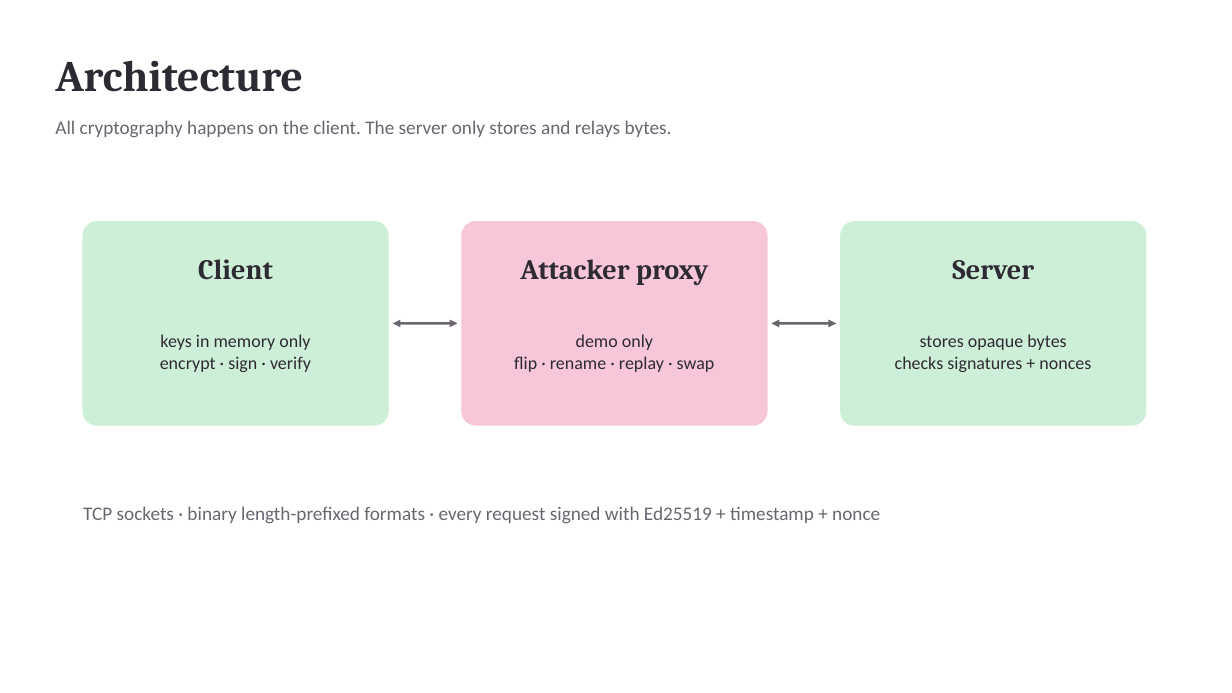
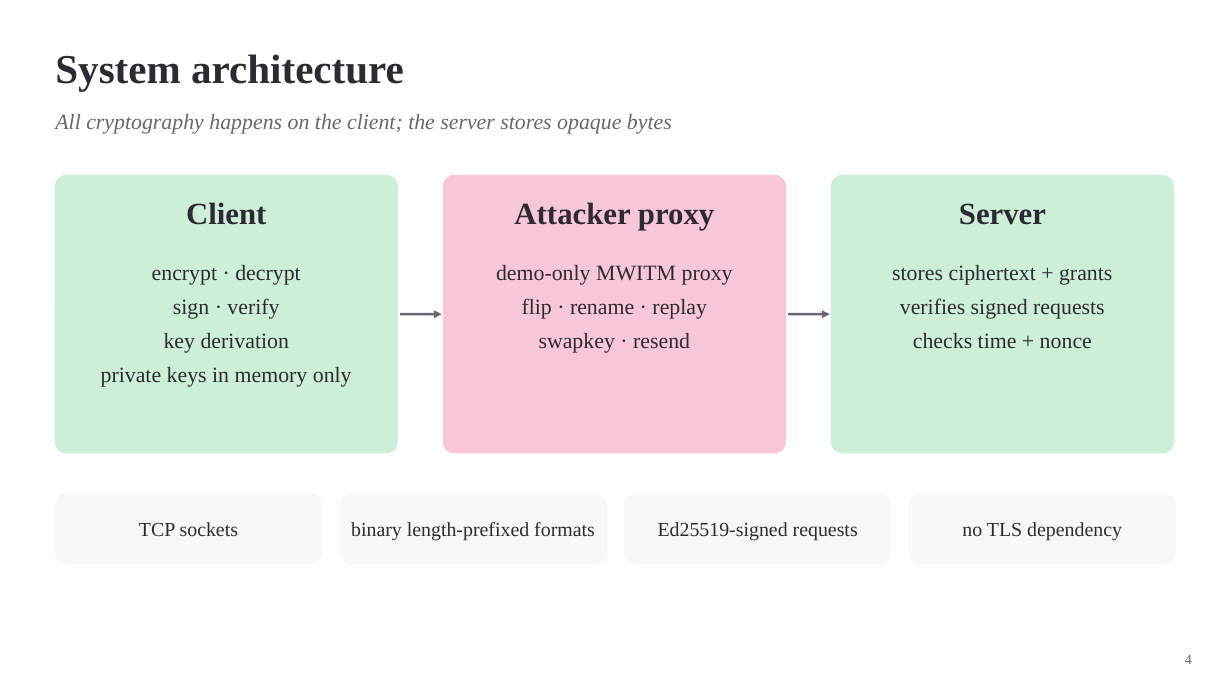
Before and after one commit to Holmes-99/SecureVault, a slide deck: slide 4 of slides/SecureVault.pptx (slide 3 before the commit). Drawn at 1232x693 pixels with LibreOffice and Linux fonts; fonts in the diff are those of the drawing. Boxes give left, top, right and bottom in pixels: in the first picture for what was removed or moved away, otherwise in the second. Text is boxed around its words. In the diff, an @@ line names an element or a change of style, - is before the commit and + after.

```diff
--- a/slides/SecureVault.pptx
+++ b/slides/SecureVault.pptx
@@ text at box(55, 54, 404, 91): text changed; size 34 to 32 pt; font Cambria to Times New Roman @@
-Architecture
+System architecture
@@ text at box(55, 114, 672, 134): text changed; size 15 to 17 pt; font Calibri to Times New Roman; italic on @@
-All cryptography happens on the client. The server only stores and relays bytes.
+All cryptography happens on the client; the server stores opaque bytes
@@ proportions changed in 3 elements at box(444, 176, 786, 453), box(832, 176, 1174, 453), box(55, 176, 397, 453) @@
@@ rounded rectangle: place and size @@
-rounded rectangle at box(83, 222, 388, 425)
+rounded rectangle at box(55, 176, 397, 453)
@@ rounded rectangle: place and size @@
-rounded rectangle at box(462, 222, 767, 425)
+rounded rectangle at box(444, 176, 786, 453)
@@ rounded rectangle: place and size @@
-rounded rectangle at box(841, 222, 1146, 425)
+rounded rectangle at box(832, 176, 1174, 453)
@@ size 22 to 24 pt, font Cambria to Times New Roman; vertical alignment middle to top in 3 elements at box(514, 202, 714, 230), box(959, 203, 1046, 225), box(186, 202, 266, 225) @@
@@ text "Client": place and size @@
-text "Client" at box(198, 259, 273, 280)
+text "Client" at box(186, 202, 266, 225)
@@ text "Attacker proxy": place and size @@
-text "Attacker proxy" at box(520, 259, 708, 285)
+text "Attacker proxy" at box(514, 202, 714, 230)
@@ text "Server": place and size @@
-text "Server" at box(952, 260, 1034, 279)
+text "Server" at box(959, 203, 1046, 225)
@@ text at box(101, 265, 352, 387): text changed; size 14 to 17 pt; font Calibri to Times New Roman @@
-keys in memory only
-encrypt · sign · verify
+encrypt · decrypt
+sign · verify
+key derivation
+private keys in memory only
@@ text at box(496, 265, 733, 353): text changed; size 14 to 17 pt; font Calibri to Times New Roman @@
-demo only
-flip · rename · replay · swap
+demo-only MWITM proxy
+flip · rename · replay
+swapkey · resend
@@ vertical alignment middle to top in 3 elements at box(496, 265, 733, 353), box(101, 265, 352, 387), box(892, 265, 1112, 348) @@
@@ text at box(892, 265, 1112, 348): text changed; size 14 to 17 pt; font Calibri to Times New Roman @@
-stores opaque bytes
-checks signatures + nonces
+stores ciphertext + grants
+verifies signed requests
+checks time + nonce
@@ double arrow moved from (393, 323) - (457, 323) to (400, 314) - (442, 314) @@
@@ double arrow (400, 314) - (442, 314): double arrow to arrow @@
@@ double arrow moved from (772, 323) - (836, 323) to (788, 314) - (830, 314) @@
@@ double arrow (788, 314) - (830, 314): double arrow to arrow @@
@@ rounded rectangle added at box(55, 494, 322, 564), fill #FAF7F9, outline #FAF7F9 1 pt @@
@@ text removed at box(83, 506, 880, 524) @@
-TCP sockets · binary length-prefixed formats · every request signed with Ed25519 + timestamp + nonce
@@ rounded rectangle added at box(340, 494, 606, 564), fill #FAF7F9, outline #FAF7F9 1 pt @@
@@ rounded rectangle added at box(625, 494, 891, 564), fill #FAF7F9, outline #FAF7F9 1 pt @@
@@ rounded rectangle added at box(909, 494, 1176, 564), fill #FAF7F9, outline #FAF7F9 1 pt @@
@@ text added at box(139, 522, 238, 536), 15.5 pt, text #2E2A33 @@
+TCP sockets
@@ text added at box(351, 522, 595, 541), 15.5 pt, text #2E2A33 @@
+binary length-prefixed formats
@@ text added at box(658, 522, 858, 541), 15.5 pt, text #2E2A33 @@
+Ed25519-signed requests
@@ text added at box(962, 522, 1122, 541), 15.5 pt, text #2E2A33 @@
+no TLS dependency
@@ text added at box(1185, 655, 1192, 664), 11 pt, text #6B6570 @@
+4
```
Also in this commit, not shown: 3 other slides changed, 25 slides added, 13 slides removed.
